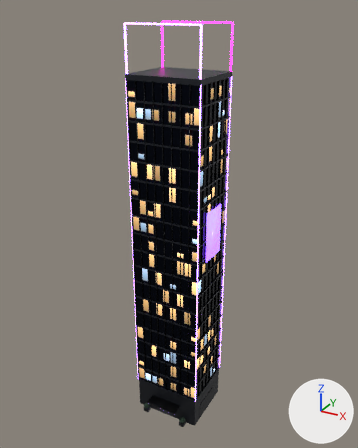
Before and after pictures for a commit that changed the glTF model public/models/buildings/neon-tower-c.glb.
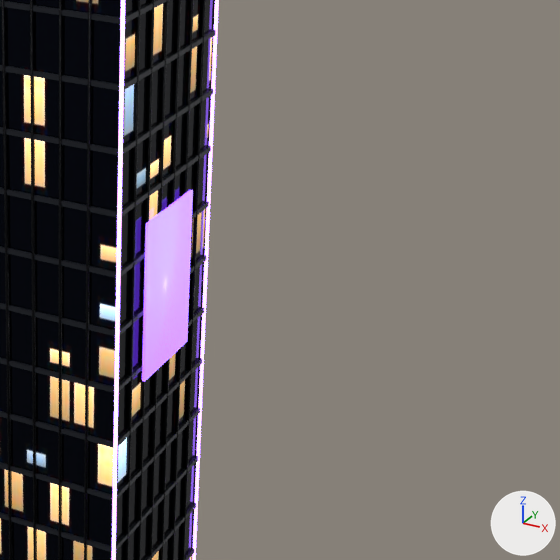
Old and new are each drawn whole from a 50 mm camera at (43.1, -78.6, 83.2) aimed at (-0.3, 0.3, 43.7) and again close up on the part from 45% to 94% of the width and 32% to 71% of the height. Every picture has the same lights, and +X, +Y and +Z are marked at lower right. The last two pictures show the newer version. Vertices at exactly the same position are counted once.

In view in the first close-up: 'Building'.
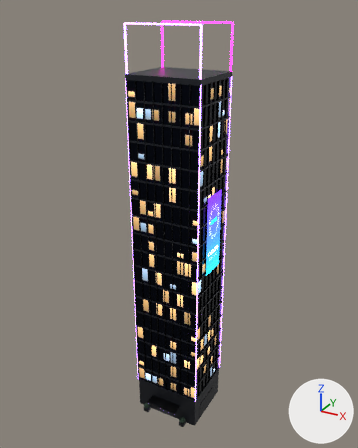
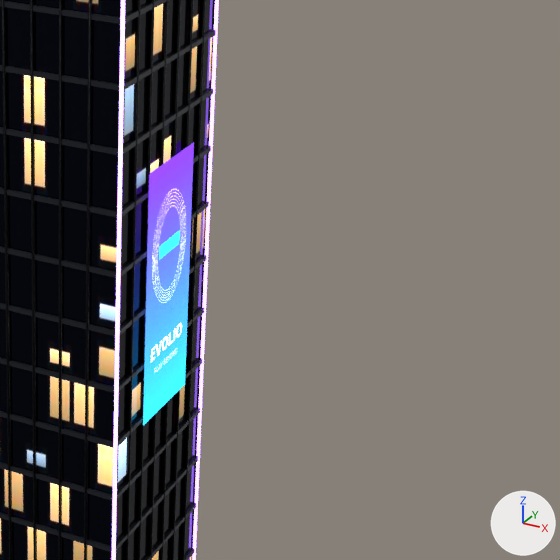
Where the change shows, as pixel boxes [x1, y1, x2, y2] in the close-ups (560 x 560 px):
'Building', surface changed, reshaped: [0, 0, 219, 560] in both
part 1 of me_podium, reshaped: before [142, 190, 193, 382]; after [143, 142, 194, 426]

The change, as a list of edits to the scene's bpy script:
```text
Add img_wf_ad:
    img_wf_ad = load_image('wf-ad', '_unpacked/wf-ad', 256, 640, 'sRGB')
Change mat_holo:
    where n0 = _N.new('ShaderNodeBsdfPrincipled'); n0.name = 'Principled BSDF'
    remove n0.inputs[0].default_value = (0.0395, 0.807, 1.0, 1.0)  # 'Base Color', cyan #38e8ff
    remove n0.inputs[27].default_value = (0.195, 0.0452, 1.0, 1.0)  # 'Emission Color', purple #7a3cff
    n0.inputs[28].default_value: 3.5 -> 3.0  # 'Emission Strength'
    add n2 = _N.new('ShaderNodeTexImage'); n2.name = 'Image Texture'
    add n2.image = img_wf_ad
    add n3 = _N.new('ShaderNodeTexImage'); n3.name = 'Image Texture.001'
    add n3.image = img_wf_ad
    add _L.new(n2.outputs[0], n0.inputs[27])  # 'Color' to 'Emission Color'
    add _L.new(n3.outputs[0], n0.inputs[0])  # 'Color' to 'Base Color'
Change me_podium:
    used by ob_building; location = (0.0, 0.0, 0.0)
    remove me_podium.from_pydata(...)  # 856 vertices, 1440 faces; spans x -7.2..7.4, y -8.5..6.2, z 0.0..80.8
    add me_podium.from_pydata(...)  # 852 vertices, 1430 faces; spans x -7.2..7.4, y -8.5..6.2, z 0.0..80.8
    me_podium part 1
    6 vertices are removed from x 7.2..7.4, y -3.0..3.0, z 38.6..48.6
    12 faces are deleted
    2 vertices move from x 7.2, y -3.0..3.0, z 38.6..48.6 to x 7.4, y -3.0..3.0, z 35.6..51.6
    2 vertices are added at (7.4, 3.0, 35.6), (7.4, -3.0, 51.6)
    2 new faces join them, mat_holo
```
